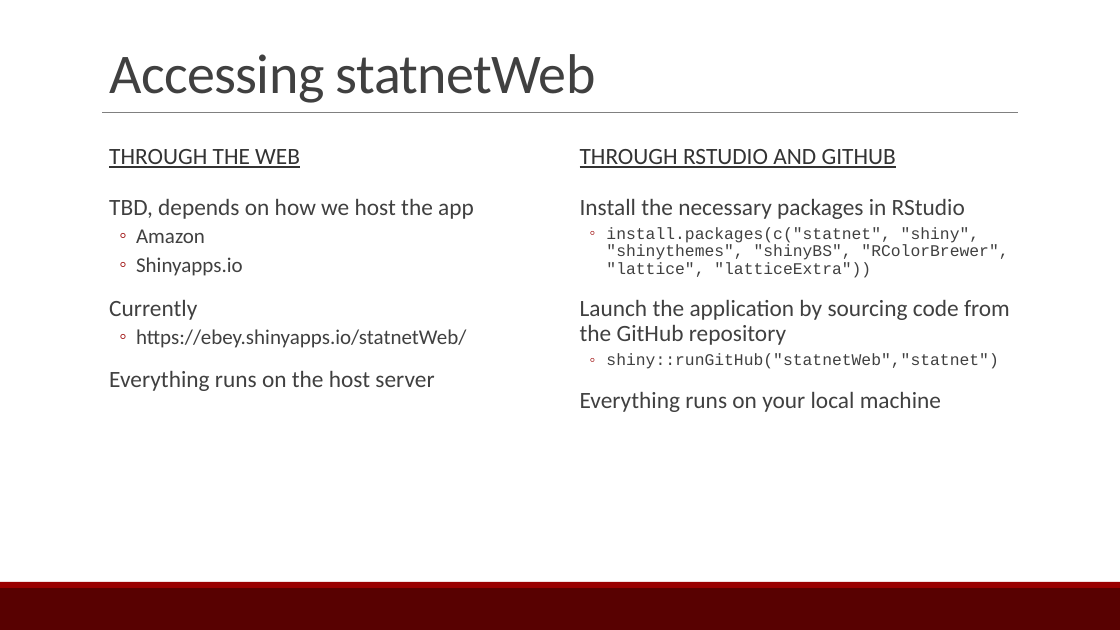
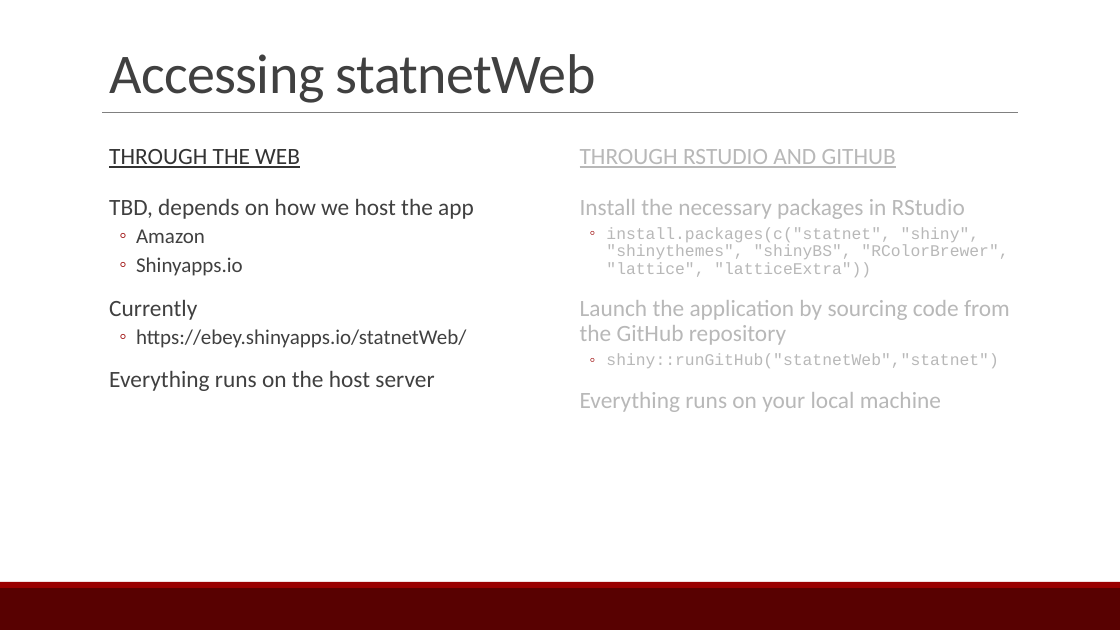
Before and after one commit to ebey/sunbelt2015, a slide deck: slide 6 of statnetWeb_slides.pptx. Drawn at 1120x630 pixels with LibreOffice and Linux fonts; fonts in the diff are those of the drawing. Boxes give left, top, right and bottom in pixels: in the first picture for what was removed or moved away, otherwise in the second. Text is boxed around its words. In the diff, an @@ line names an element or a change of style, - is before the commit and + after.

```diff
--- a/statnetWeb_slides.pptx
+++ b/statnetWeb_slides.pptx
@@ text "THROUGH RSTUDIO AND GITHUB" at (x1=580, y1=149, x2=896, y2=168): text colour #333333 to #B8B8B8 @@
@@ text "Install the necessary packages in ..." at (x1=580, y1=199, x2=1010, y2=412): text colour #404040 to #B8B8B8 @@
```
Also in this commit, not shown: 3 other slides changed, 1 slide added.
